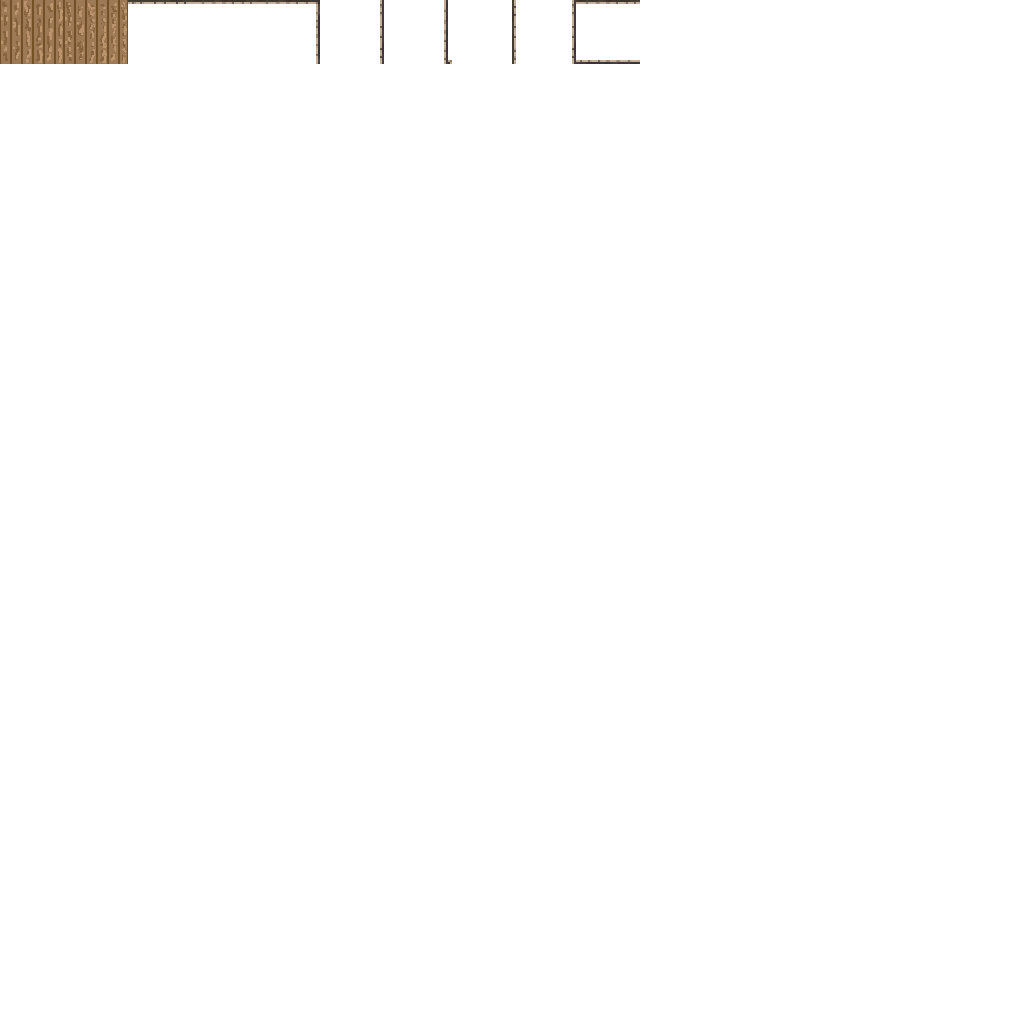
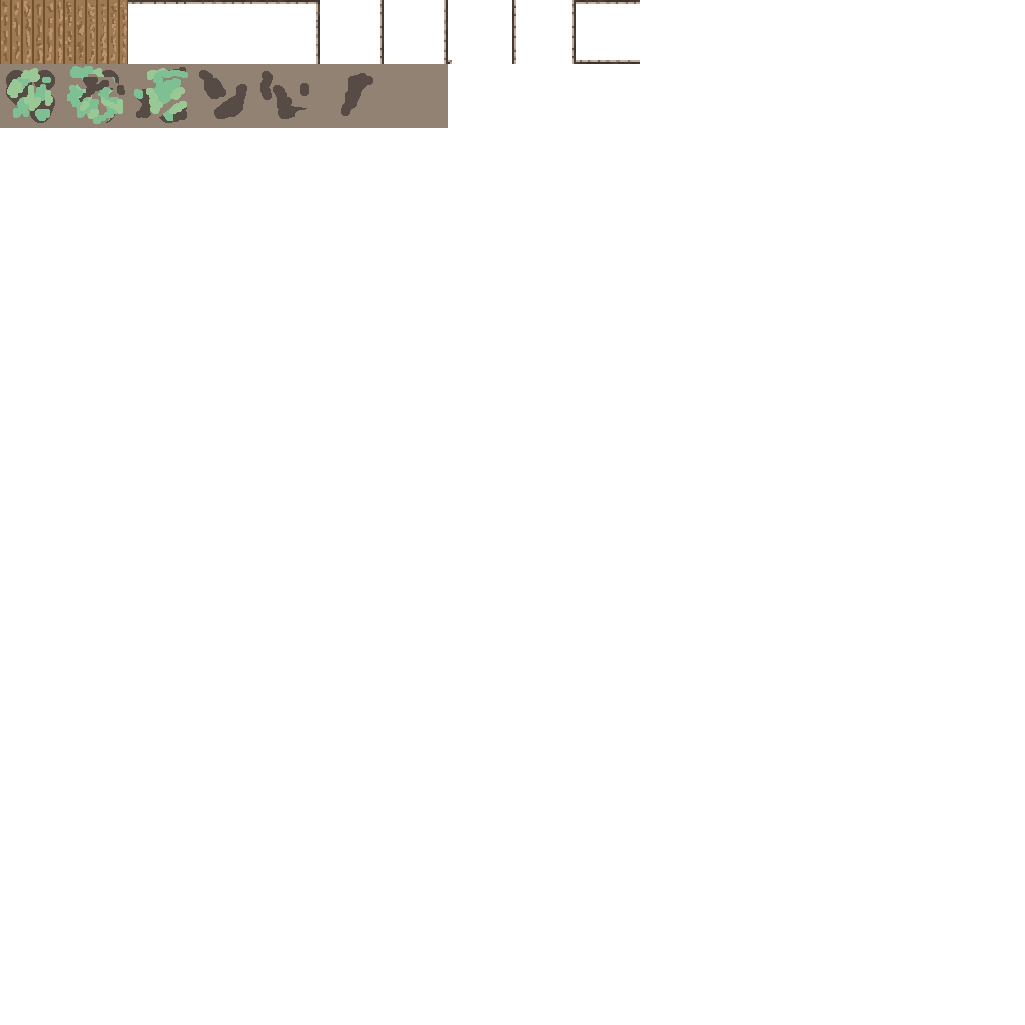
Before/after of a 1025 x 1025 layered artwork. What changed in the layer stack:
added group "Woods" with 6 layers above "Layer 1" over bbox(0, 64, 448, 128)
added layer "Layer 7" in group "Woods" over bbox(384, 64, 448, 128)
added layer "Layer 6" in group "Woods" over bbox(295, 64, 405, 128)
added layer "Layer 5" in group "Woods" over bbox(256, 64, 324, 128)
added layer "Layer 4" in group "Woods" over bbox(128, 64, 256, 128)
added layer "Layer 3" in group "Woods" over bbox(58, 64, 128, 128)
added layer "Layer 2" in group "Woods" over bbox(0, 64, 64, 128)
